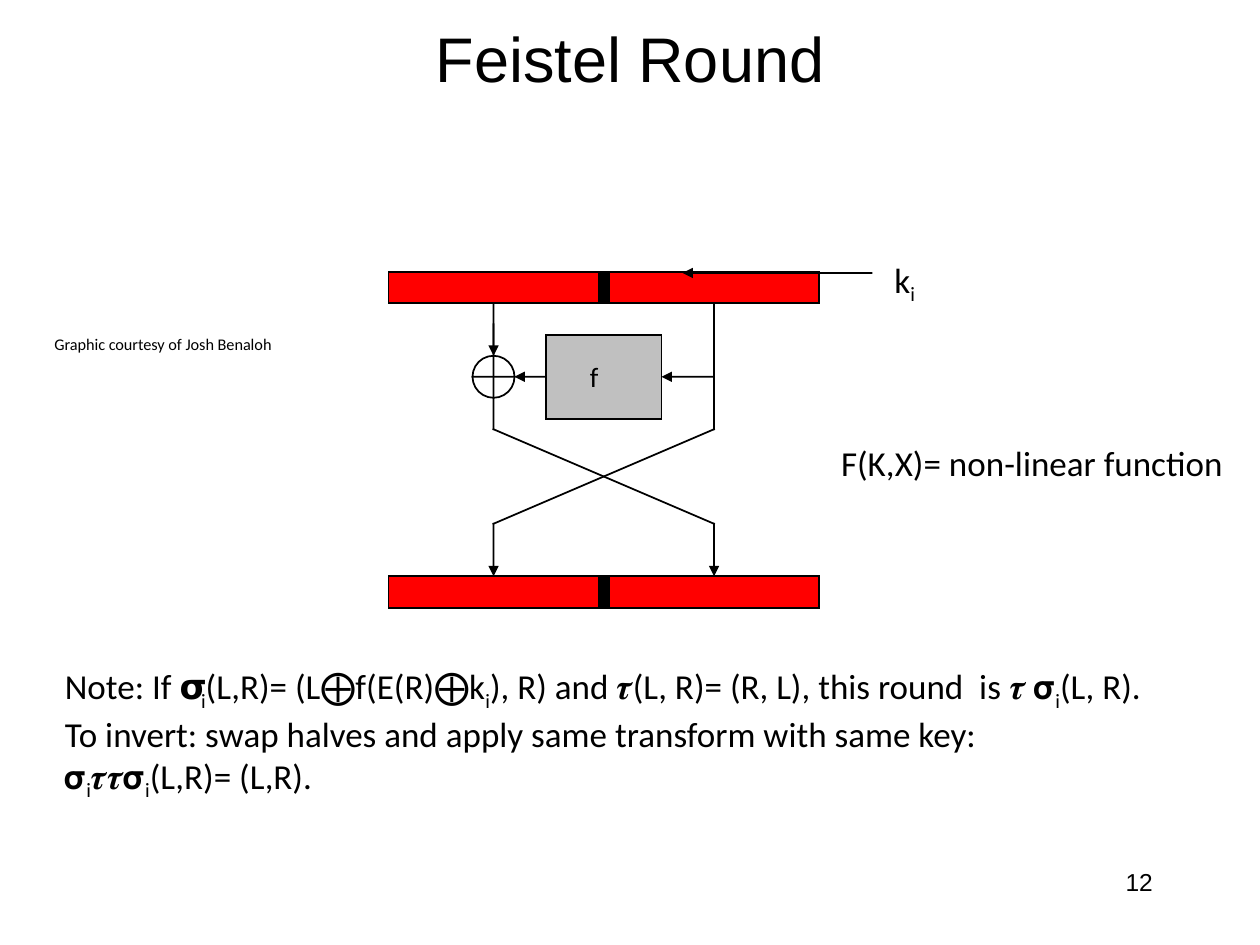
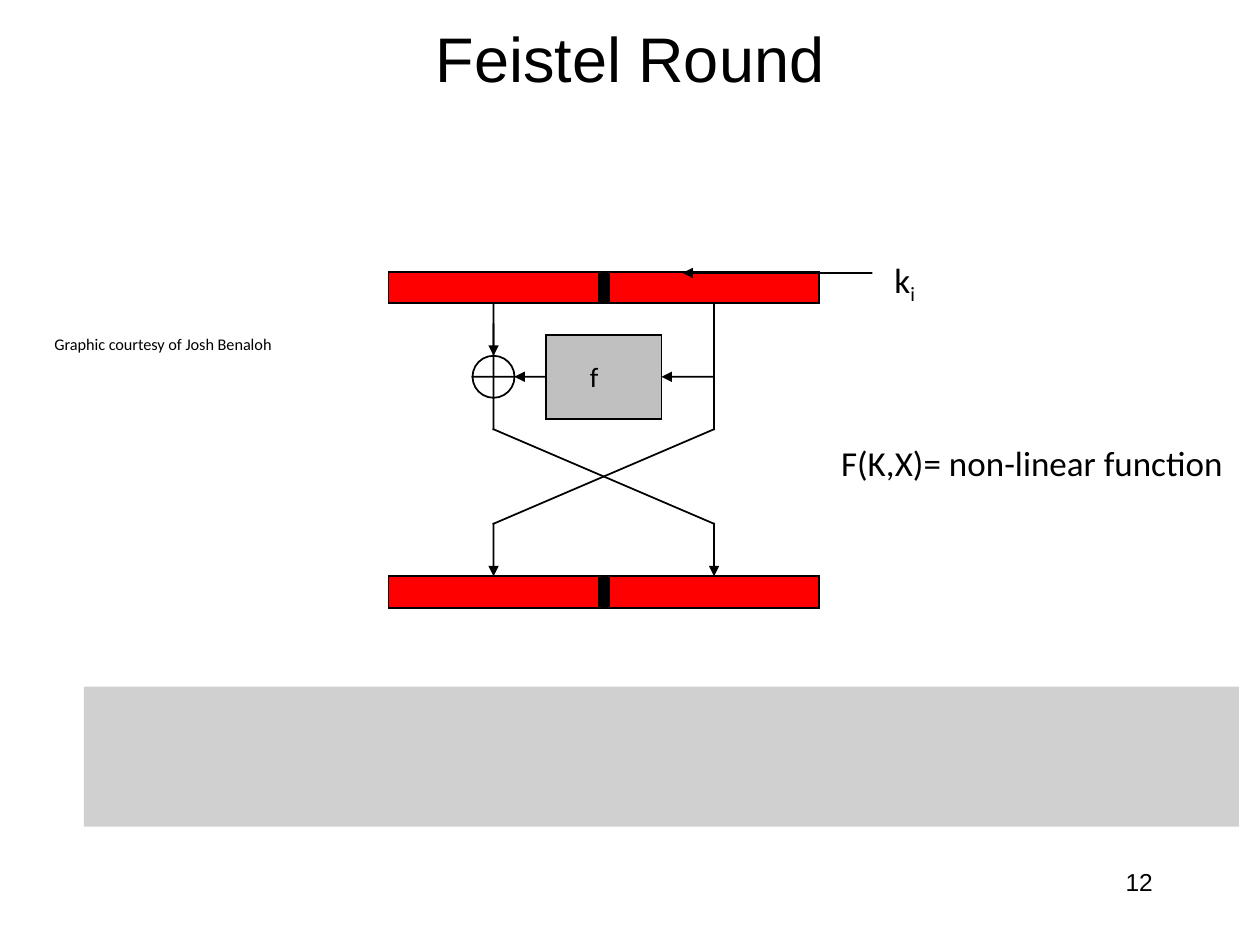
Before and after one commit to jlmucb/class_notes, a slide deck: slide 12 of BerkeleyClass/CS290Spring2013/Lectures/Cryptoclass3.pptx. Drawn at 1260x945 pixels with LibreOffice and Linux fonts; fonts in the diff are those of the drawing; grey boxes stand for pictures. Boxes give left, top, right and bottom in pixels: in the first picture for what was removed or moved away, otherwise in the second. Text is boxed around its words. In the diff, an @@ line names an element or a change of style, - is before the commit and + after.

```diff
--- a/BerkeleyClass/CS290Spring2013/Lectures/Cryptoclass3.pptx
+++ b/BerkeleyClass/CS290Spring2013/Lectures/Cryptoclass3.pptx
@@ text removed at <box>65,673,1140,794</box> @@
-Note: If 𝞂i(L,R)= (L⨁f(E(R)⨁ki), R) and 𝝉(L, R)= (R, L), this round is 𝝉 𝞂i(L, R).
-To invert: swap halves and apply same transform with same key:
-𝞂i𝝉𝝉𝞂i(L,R)= (L,R).
@@ picture added at <box>84,687,1240,827</box> @@
```
Also in this commit, not shown: 24 other slides changed, 1 other file.
